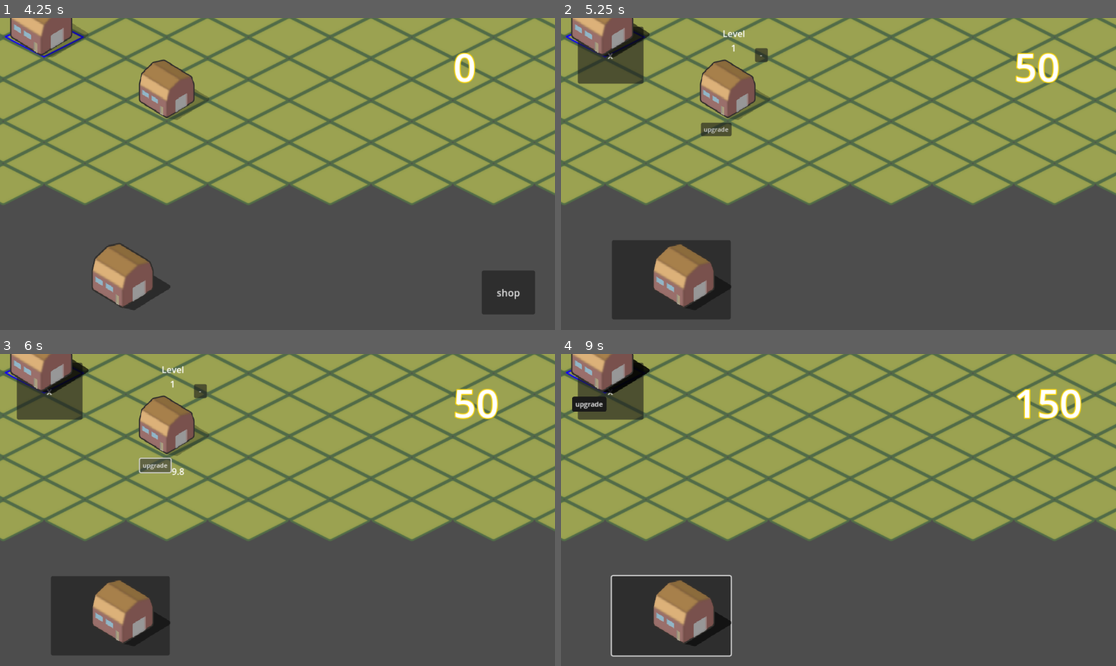
Above: before the commit, frames 1-4 (two rows, left to right).
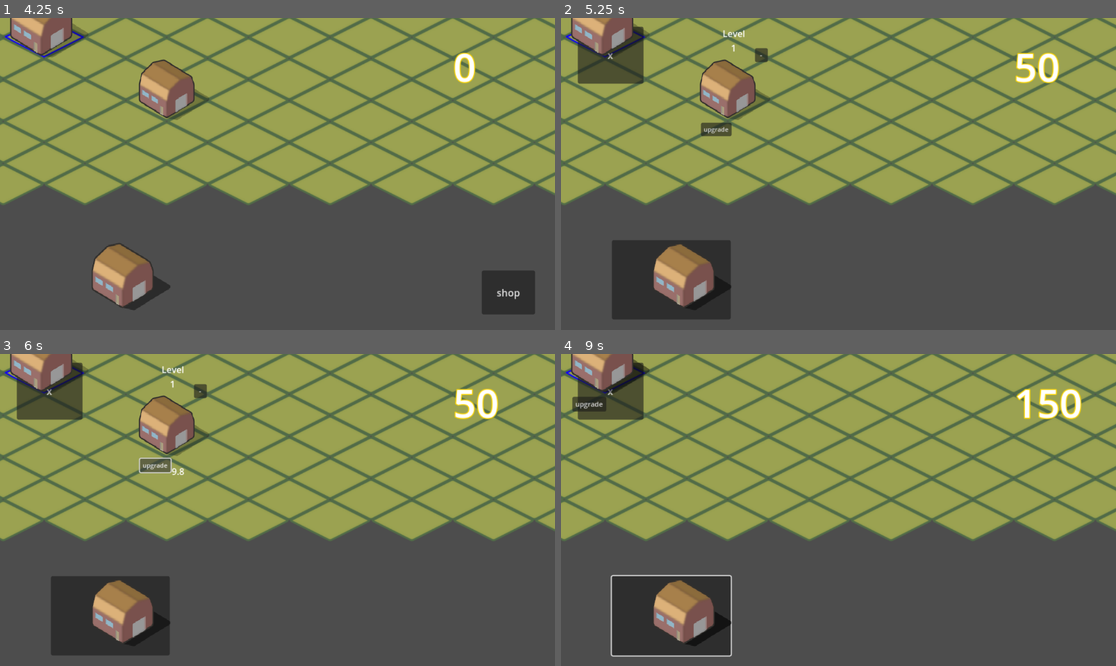
Above: after the commit, the same moments.

Repository: savakujundzic/cats
Game: Godot game, scene res://scenes/main.tscn
The game is run twice, just before and just after one commit, with the same random seed, the same clock (stepped at 60 frames per second) and the same inputs.
Inputs (mouse positions are in pixels of both pictures, inside the frame that each line leads up to):
- Up to frame 1 (4.25 s): click "shop" at 0.5 s; click "mine" at 1.25 s; click "mine" at 2 s; click "mine" at 2.75 s; click "x" at 3.5 s
- Up to frame 2 (5.25 s): click "shop" at 4.25 s; tap Enter at 5 s; move the mouse to (727, 86) at 5.02 s; press the mouse at (727, 86) at 5.03 s
- Up to frame 3 (6 s): release the mouse at (166, 422) at 5.75 s; click "upgrade" at 5.75 s
- Up to frame 4 (9 s): click "-" at 6.5 s; move the mouse to (683, 609) at 7.27 s; right-click (683, 609) at 7.35 s; click (683, 609) at 7.42 s; hold D (toggle_delete) 8.03-8.78 s; click (683, 609) at 8.17 s; move the mouse to (599, 357) at 8.77 s; click (599, 357) at 8.85 s

Frame 1 is identical in both runs. In frame 2, 0.2% of the frame differs, in the area x 2-16%, y 1-13%; in frame 3, 0.2%; in frame 4, 0.3%, in the area x 1-17%, y 0-19%.

Commit message:
bugfix

Diff:
--- a/scripts/TileMap.gd
+++ b/scripts/TileMap.gd
@@ -50,3 +50,5 @@
 			# sets the tile to grass_selected
 		if dictionary.has(str(tile)):
 			set_cell(1, tile, 0, Vector2i(0, 0), 0)
+	else:
+		add_mines_pressed = false
